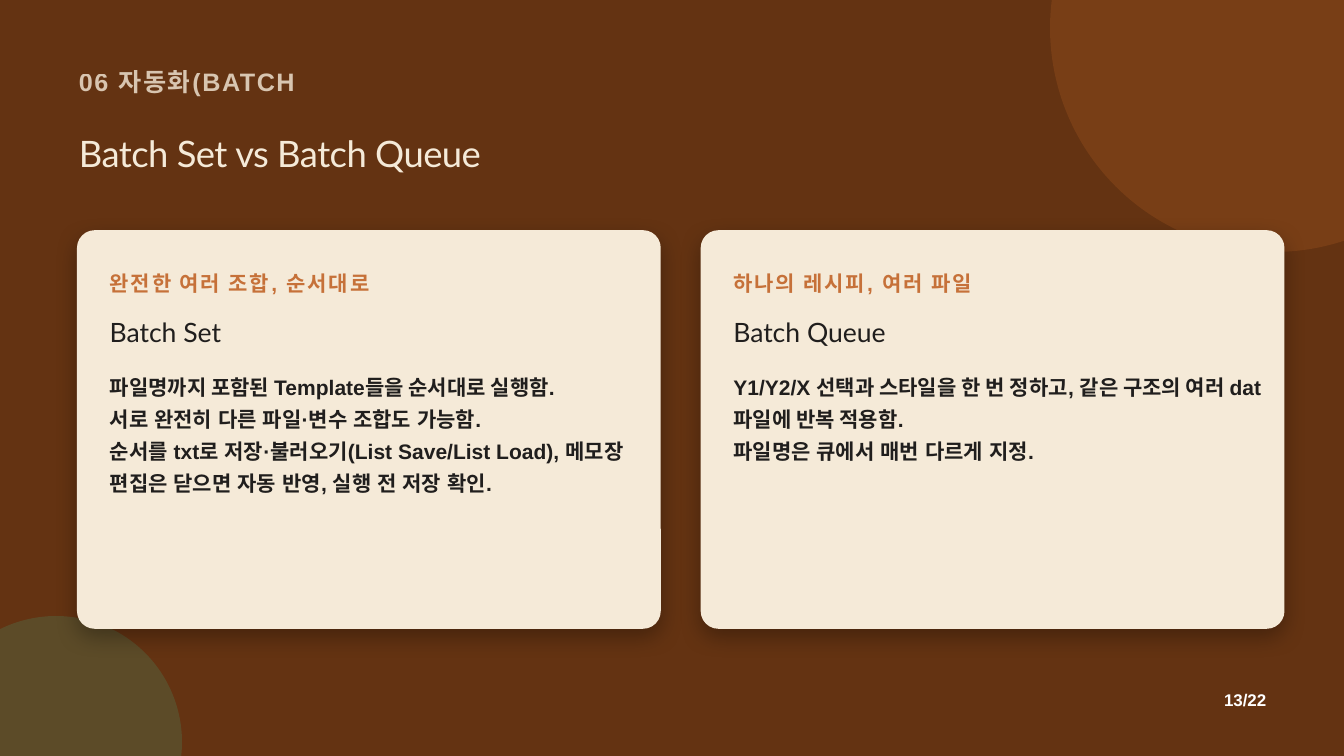
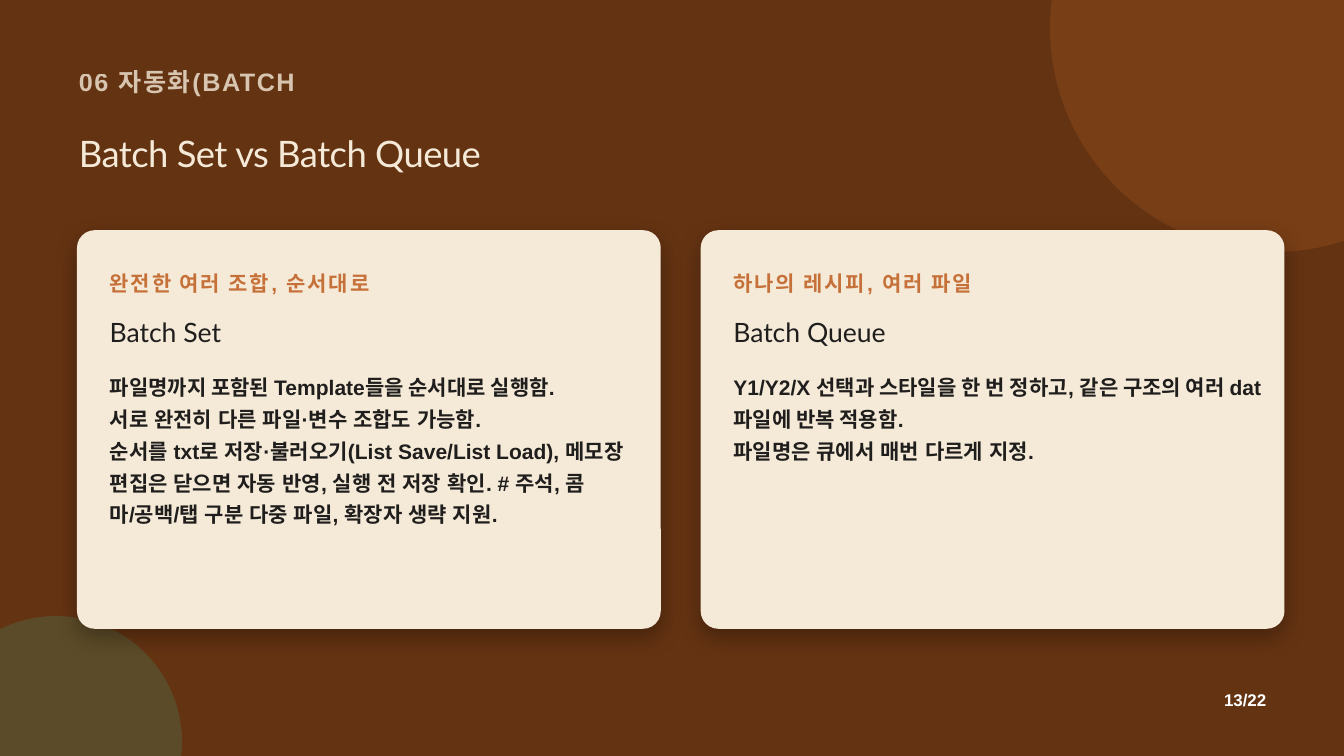
Before and after one commit to CWKIM113/CathPlot_Pub, a slide deck: slide 13 of CathPlot_발표.pptx. Drawn at 1344x756 pixels with LibreOffice and Linux fonts; fonts in the diff are those of the drawing. Boxes give left, top, right and bottom in pixels: in the first picture for what was removed or moved away, otherwise in the second. Text is boxed around its words. In the diff, an @@ line names an element or a change of style, - is before the commit and + after.

```diff
--- a/CathPlot_발표.pptx
+++ b/CathPlot_발표.pptx
@@ text at [110, 441, 624, 526]: text changed @@
-순서를 txt로 저장·불러오기(List Save/List Load), 메모장 편집은 닫으면 자동 반영, 실행 전 저장 확인.
+순서를 txt로 저장·불러오기(List Save/List Load), 메모장 편집은 닫으면 자동 반영, 실행 전 저장 확인. # 주석, 콤마/공백/탭 구분 다중 파일, 확장자 생략 지원.
```
Also in this commit, not shown: 1 other file.
